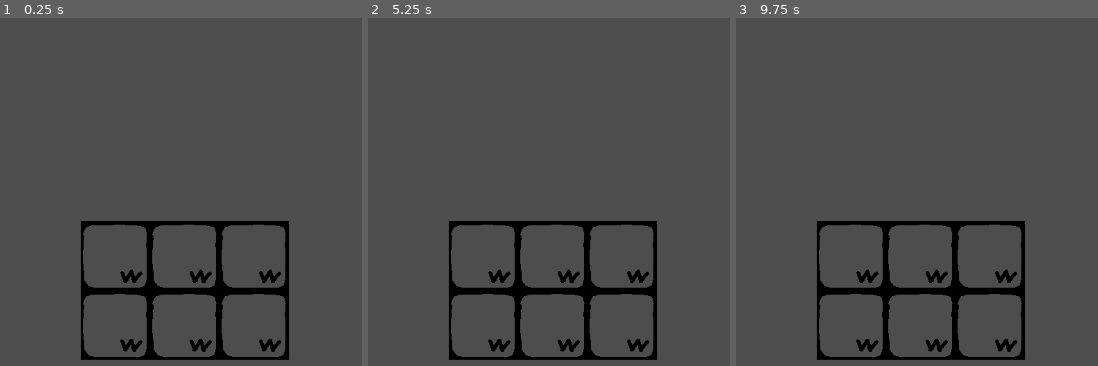
Above: before the commit, frames 1-3 (left to right).
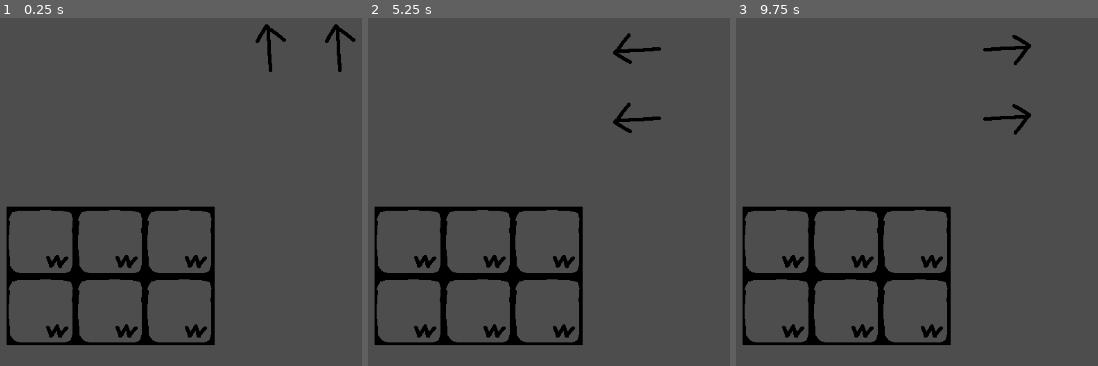
Above: after the commit, the same moments.

Repository: painttist/2023-04-04-Dungeon-Crawler-Jam
Game: Godot game, scene res://main.tscn
Two runs of this game, one before a commit and one after it. Both use one fixed random seed, a clock stepped at 60 frames per second and the inputs below.
Inputs (mouse positions are in pixels of both pictures, inside the frame that each line leads up to):
- Up to frame 1 (0.25 s): no input
- Up to frame 2 (5.25 s): tap Enter at 0.5, 2, 3.5 s; drag from (outside the picture) to (552, 289) at 0.52 s; tap Space (Space) at 1.25, 2.75, 4.25 s; drag from (552, 289) to (outside the picture) at 1.27 s; move the mouse to (581, 70) at 2.02 s; hold E (E) 2.03-2.75 s; click (581, 70) at 2.3 s; drag from (462, 258) to (outside the picture) at 2.77 s; move the mouse to (outside the picture) at 3.52 s; hold S (S) 3.53-4.25 s; click (outside the picture) at 3.67 s; tap W (W) at 3.8 s; drag from (outside the picture) to (382, 56) at 4.27 s; move the mouse to (541, 167) at 5.02 s; hold A (A) from 5.03 s (still down); click (541, 167) at 5.17 s
- Up to frame 3 (9.75 s): tap D (D) at 5.3 s; release A (A) at 5.75 s; drag from (750, 56) to (964, 178) at 5.77 s; move the mouse to (1043, 146) at 6.52 s; hold E (E) 6.53-7.25 s; click (1043, 146) at 6.8 s; drag from (outside the picture) to (920, 289) at 7.27 s; move the mouse to (949, 70) at 8.02 s; hold Q (Q) 8.03-8.75 s; click (949, 70) at 8.17 s; tap W (W) at 8.3 s; drag from (830, 258) to (outside the picture) at 8.77 s; move the mouse to (outside the picture) at 9.52 s; hold D (D) from 9.53 s (still down); tap Space (Space) at 9.6 s; click (outside the picture) at 9.67 s

The runs differ from the first frame. In frame 1, 10% of the frame differs, in the area x 1-99%, y 1-99%; in frame 2, 10%, in the area x 1-81%, y 4-99%; in frame 3, 10%.
Error before the commit: Invalid access of index '0' on a base object of type: 'Array[Tile]'. (res://Inventory/TileGroup.gd:71)

Commit message:
Inventory: Behavior

Diff:
--- a/Inventory/Inventory.gd
+++ b/Inventory/Inventory.gd
@@ -7,15 +7,19 @@
 	[null, null, null]
 ];
 
+var interactions = [
+	[null, null, null],
+	[null, null, null]
+]
+
 # Called when the node enters the scene tree for the first time.
 func _ready():
-	var children = get_children()
-
 	var slots = get_children()
 	var slot_count = 0
 	for slot in slots:
 		if is_instance_of(slot, InventorySlot):
 			slot.slot_id = slot_count
+			slot.tile.set_item_type(null)
 			inventory_slots[slot_count / 3][slot_count % 3] = slot
 			slot_count += 1
 
@@ -30,7 +34,7 @@
 func _input_event(viewport, event, shape_idx):
 #	print("Inventory Gui Input")
 	if event is InputEventMouseButton and event.is_action_pressed("LeftMouse"):
-#		print(event.position, self.transform.origin)
+		print(event.position, self.transform.origin)
 		drop_area_clicked.emit(self, event.position - self.transform.origin)
 
 func check_availble_for_place(slot_id: int, tile_group: TileGroup) -> bool:
@@ -52,6 +56,118 @@
 			var tile_type = tile_group.group[row][col]
 			var tile = tile_group.tiles[row * 2 + col]
 			if tile_type != null:
+				# change slot appearance
 				var slot: InventorySlot = inventory_slots[slot_row + row][slot_col + col]
 				slot.tile.set_item_type(tile_type)
 				slot.tile.set_item_rotation(tile.rotation_degrees)
+	update_keyboard_interactions()
+
+func update_keyboard_interactions():
+	for row in range(2):
+		for col in range(3):
+			var slot_id = row * 3 + col
+			var slot: InventorySlot = inventory_slots[row][col]
+			var tile: Tile = slot.tile
+			var tile_type = tile.item_type
+			# find other slot
+			var other_slot
+			match tile_type:
+				Globals.SWORD_UP, Globals.WAND_UP:
+					other_slot = get_slot_by_direction(slot_id, tile.rotation_degrees + 180)
+				Globals.SWORD_DOWN, Globals.WAND_DOWN:
+					other_slot = get_slot_by_direction(slot_id, tile.rotation_degrees)
+				Globals.ARROW:
+					interactions[row][col] = check_arrow_interaction(tile.rotation_degrees)
+				Globals.KNIFE:
+					interactions[row][col] = Globals.ATTACK_KNIFE
+				Globals.POTION:
+					interactions[row][col] = Globals.DRINK_POTION
+				Globals.KEY:
+					interactions[row][col] = Globals.USE_KEY
+				Globals.SHIELD:
+					interactions[row][col] = Globals.DEFEND_SHIELD
+				_:
+					continue
+
+			if other_slot == null:
+				continue
+
+#			print("update interactions: ", other_slot)
+
+			# update interaction
+			match tile_type:
+				Globals.SWORD_UP:
+					interactions[row][col] = check_interaction(
+						slot,
+						Globals.SWORD_DOWN,
+						other_slot,
+						Globals.ATTACK_SWORD,
+						Globals.ATTACK_BROKEN_SWORD)
+				Globals.SWORD_DOWN:
+					interactions[row][col] = check_interaction(
+						slot,
+						Globals.SWORD_UP,
+						other_slot,
+						Globals.ATTACK_SWORD,
+						Globals.ATTACK_BROKEN_SWORD)
+				Globals.WAND_UP:
+					interactions[row][col] = check_interaction(
+						slot,
+						Globals.WAND_DOWN,
+						other_slot,
+						Globals.ATTACK_WAND,
+						Globals.ATTACK_BROKEN_WAND)
+				Globals.WAND_DOWN:
+					interactions[row][col] = check_interaction(
+						slot,
+						Globals.WAND_UP,
+						other_slot,
+						Globals.ATTACK_WAND,
+						Globals.ATTACK_BROKEN_WAND)
+
+	# check update
+	for row in range(2):
+		for col in range(3):
+			print(interactions[row][col])
+
+	pass
+
+func get_slot_by_direction(slot_id, direction: int) -> InventorySlot:
+	var dir = (direction % 360 + 360) % 360
+#	print("id:", slot_id, "\tdir: ", dir)
+	var row = slot_id / 3
+	var col = slot_id % 3
+	match dir / 90:
+		1:
+			col += 1
+		2:
+			row += 1
+		3:
+			col -= 1
+		_:
+			row -= 1
+
+#	print("other slot_id: ", row * 3 + col)
+	if col < 0 || col >= 3 || row < 0 || row >= 2:
+		return null
+	else:
+		return inventory_slots[row][col]
+
+func check_interaction(this_slot, other_type, other_slot, mode, broken_mode) -> int:
+	if other_slot.tile.item_type == other_type:
+#		print("this degrees: ", this_slot.tile.rotation_degrees, "\tother degrees: ", other_slot.tile.rotation_degrees)
+		if this_slot.tile.rotation_degrees == other_slot.tile.rotation_degrees:
+			return mode
+	return broken_mode
+
+func check_arrow_interaction(direction: int) -> int:
+	var dir = (direction % 360 + 360) % 360
+	match dir / 90:
+		1:
+			return Globals.MOVE_RIGHT
+		2:
+			return Globals.MOVE_BACK
+		3:
+			return Globals.MOVE_LEFT
+		_:
+			return Globals.MOVE_FORWARD
--- a/Inventory/Inventory.tscn
+++ b/Inventory/Inventory.tscn
@@ -1,13 +1,17 @@
-[gd_scene load_steps=4 format=3 uid="uid://d2ujpa2sybd7d"]
+[gd_scene load_steps=4 format=3 uid="uid://2yp2uoa0xbgu"]
 
 [ext_resource type="Script" path="res://Inventory/Inventory.gd" id="1_jle0k"]
 [ext_resource type="PackedScene" uid="uid://dookavn8tuqex" path="res://Inventory/InventorySlot.tscn" id="2_58731"]
 
-[sub_resource type="RectangleShape2D" id="RectangleShape2D_vqvb6"]
+[sub_resource type="RectangleShape2D" id="RectangleShape2D_d5cih"]
 size = Vector2(300, 200)
 
 [node name="Inventory" type="Area2D"]
 script = ExtResource("1_jle0k")
+
+[node name="CollisionShape2D" type="CollisionShape2D" parent="."]
+position = Vector2(150, 100)
+shape = SubResource("RectangleShape2D_d5cih")
 
 [node name="Slot" parent="." instance=ExtResource("2_58731")]
 
@@ -25,7 +29,3 @@
 
 [node name="Slot6" parent="." instance=ExtResource("2_58731")]
 position = Vector2(200, 100)
-
-[node name="CollisionShape2D" type="CollisionShape2D" parent="."]
-position = Vector2(150, 100)
-shape = SubResource("RectangleShape2D_vqvb6")
--- a/Inventory/InventorySlot.tscn
+++ b/Inventory/InventorySlot.tscn
@@ -3,7 +3,7 @@
 [ext_resource type="Texture2D" uid="uid://bitjffsxlw7hv" path="res://Sprites/slot_bg.png" id="1_jwiw1"]
 [ext_resource type="Script" path="res://Inventory/InventorySlot.gd" id="2_1xg7q"]
 [ext_resource type="Texture2D" uid="uid://cuqqqqgok0tdn" path="res://Sprites/W.png" id="3_a1bfl"]
-[ext_resource type="PackedScene" uid="uid://clcywk6tytxq7" path="res://Tile.tscn" id="4_fhttq"]
+[ext_resource type="PackedScene" uid="uid://ow8ysal0ewvf" path="res://Inventory/Tile.tscn" id="4_njwp8"]
 
 [node name="Slot" type="Node2D"]
 script = ExtResource("2_1xg7q")
@@ -17,5 +17,5 @@
 position = Vector2(73, 80)
 texture = ExtResource("3_a1bfl")
 
-[node name="Tile" parent="." instance=ExtResource("4_fhttq")]
+[node name="Tile" parent="." instance=ExtResource("4_njwp8")]
 position = Vector2(50, 50)
--- a/Inventory/Tile.gd
+++ b/Inventory/Tile.gd
@@ -4,7 +4,7 @@
 
 @onready var texture_rect = $TextureRect
 
-var item_type = Globals.SWORD: set = set_item_type
+var item_type = Globals.SWORD_UP: set = set_item_type
 
 func set_item_type(new_value):
 	item_type = new_value
--- a/Inventory/Tile.tscn
+++ b/Inventory/Tile.tscn
@@ -6,10 +6,5 @@
 [node name="Tile" type="Node2D"]
 script = ExtResource("1_64u75")
 
-[node name="TextureRect" type="TextureRect" parent="."]
-anchors_preset = 15
-anchor_right = 1.0
-anchor_bottom = 1.0
-grow_horizontal = 2
-grow_vertical = 2
+[node name="TextureRect" type="Sprite2D" parent="."]
 texture = ExtResource("2_rcs2p")
--- a/Inventory/TileGroup.gd
+++ b/Inventory/TileGroup.gd
@@ -1,6 +1,7 @@
 extends Area2D
 
 class_name TileGroup
+
 
 var group = [
 	[null, null],
--- a/Inventory/TileGroup.tscn
+++ b/Inventory/TileGroup.tscn
@@ -1,7 +1,7 @@
 [gd_scene load_steps=4 format=3 uid="uid://da4aok56pfgc3"]
 
 [ext_resource type="Script" path="res://Inventory/TileGroup.gd" id="2_88viw"]
-[ext_resource type="PackedScene" uid="uid://clcywk6tytxq7" path="res://Tile.tscn" id="2_wvmci"]
+[ext_resource type="PackedScene" uid="uid://ow8ysal0ewvf" path="res://Inventory/Tile.tscn" id="2_tbbiq"]
 
 [sub_resource type="RectangleShape2D" id="RectangleShape2D_ctkyy"]
 size = Vector2(200, 200)
@@ -9,18 +9,18 @@
 [node name="TileGroup" type="Area2D"]
 script = ExtResource("2_88viw")
 
-[node name="Tile" parent="." instance=ExtResource("2_wvmci")]
-position = Vector2(50, 50)
-
-[node name="Tile2" parent="." instance=ExtResource("2_wvmci")]
-position = Vector2(150, 50)
-
-[node name="Tile3" parent="." instance=ExtResource("2_wvmci")]
-position = Vector2(50, 150)
-
-[node name="Tile4" parent="." instance=ExtResource("2_wvmci")]
-position = Vector2(150, 150)
-
 [node name="CollisionShape2D" type="CollisionShape2D" parent="."]
 position = Vector2(100, 100)
 shape = SubResource("RectangleShape2D_ctkyy")
+
+[node name="Tile" parent="." instance=ExtResource("2_tbbiq")]
+position = Vector2(50, 50)
+
+[node name="Tile2" parent="." instance=ExtResource("2_tbbiq")]
+position = Vector2(150, 50)
+
+[node name="Tile3" parent="." instance=ExtResource("2_tbbiq")]
+position = Vector2(50, 150)
+
+[node name="Tile4" parent="." instance=ExtResource("2_tbbiq")]
+position = Vector2(150, 150)
--- a/main.tscn
+++ b/main.tscn
@@ -1,14 +1,14 @@
 [gd_scene load_steps=3 format=3 uid="uid://c6y1hy2gt8kts"]
 
-[ext_resource type="PackedScene" uid="uid://d2ujpa2sybd7d" path="res://Inventory/Inventory.tscn" id="1_36q1x"]
+[ext_resource type="PackedScene" uid="uid://2yp2uoa0xbgu" path="res://Inventory/Inventory.tscn" id="1_36q1x"]
 [ext_resource type="PackedScene" uid="uid://da4aok56pfgc3" path="res://Inventory/TileGroup.tscn" id="2_gth2a"]
 
 [node name="World" type="Node3D"]
 
+[node name="Inventory" parent="." instance=ExtResource("1_36q1x")]
+position = Vector2(393, 379)
+
 [node name="TileGroup" parent="." instance=ExtResource("2_gth2a")]
-position = Vector2(898, 333)
-
-[node name="Inventory" parent="." instance=ExtResource("1_36q1x")]
-position = Vector2(500, 400)
+position = Vector2(723, 102)
 
 [connection signal="drop_area_clicked" from="Inventory" to="TileGroup" method="_on_inventory_drop_area_clicked"]
--- a/scenes/main.tscn
+++ b/scenes/main.tscn
@@ -10,6 +10,8 @@
 [ext_resource type="Texture2D" uid="uid://tlv4yv1xjv85" path="res://Sprites/heart_icon.png" id="9_6lejp"]
 [ext_resource type="Script" path="res://scripts/HealthBar.gd" id="9_jmyin"]
 [ext_resource type="AudioStream" uid="uid://d3thkm84gachi" path="res://Audio/Pretty Dungeon LOOP.wav" id="9_t2ldl"]
+[ext_resource type="PackedScene" uid="uid://2yp2uoa0xbgu" path="res://Inventory/Inventory.tscn" id="11_gi2sm"]
+[ext_resource type="PackedScene" uid="uid://da4aok56pfgc3" path="res://Inventory/TileGroup.tscn" id="12_nqgqt"]
 
 [sub_resource type="ShaderMaterial" id="ShaderMaterial_0gqbr"]
 shader = ExtResource("3_xho3t")
@@ -166,4 +168,11 @@
 scale = Vector2(0.166, 0.166)
 texture = ExtResource("9_6lejp")
 
+[node name="Inventory" parent="." instance=ExtResource("11_gi2sm")]
+position = Vector2(69, 410)
+
+[node name="TileGroup" parent="." instance=ExtResource("12_nqgqt")]
+position = Vector2(678, 123)
+
 [connection signal="health_changed" from="Player" to="CanvasLayer2/HealthBar" method="_on_player_health_changed"]
+[connection signal="drop_area_clicked" from="Inventory" to="TileGroup" method="_on_inventory_drop_area_clicked"]
--- a/scripts/Globals.gd
+++ b/scripts/Globals.gd
@@ -4,18 +4,48 @@
 var is_mouse_inside_inventory: bool = false
 
 enum {
+#	NONE, # use null instead
 	ARROW,
-	SWORD,
+	SWORD_UP,
+	SWORD_DOWN,
+	KNIFE,
+	WAND_UP,
+	WAND_DOWN,
+	POTION,
+	SHIELD,
+	KEY
 }
 
 const tiles = [
-	[[SWORD, SWORD], [ARROW, null]],
-	[[ARROW, ARROW], [null, null]]
+	[[SWORD_UP, ARROW], [SWORD_DOWN, null]],
+	[[ARROW, ARROW], [null, null]],
+	[[WAND_UP, null], [WAND_DOWN, null]],
 ]
+
+# behaviours
+enum {
+	MOVE_FORWARD,
+	MOVE_BACK,
+	MOVE_LEFT,
+	MOVE_RIGHT,
+	TURN_LEFT,
+	TURN_RIGHT,
+	ATTACK_KNIFE,
+	ATTACK_WAND,
+	ATTACK_SWORD,
+	ATTACK_BROKEN_SWORD,
+	ATTACK_BROKEN_WAND,
+	DRINK_POTION,
+	DEFEND_SHIELD,
+	USE_KEY
+}
 
 var sprite_dict = {
 	ARROW: preload("res://Sprites/arrow_up.png"),
-	SWORD: preload("res://Sprites/sword.png"),
+	SWORD_UP: preload("res://Sprites/sword_up.png"),
+	SWORD_DOWN: preload("res://Sprites/sword_down.png"),
+	WAND_UP: preload("res://Sprites/wand_up.png"),
+	WAND_DOWN: preload("res://Sprites/wand_down.png")
 }
 
 func get_rand_tile_set():
--- a/scripts/Player.gd
+++ b/scripts/Player.gd
@@ -148,3 +148,7 @@
 		move_left()
 	elif Input.is_action_pressed("D"):
 		move_right()
+
+#func handle_behaviour(behaviour: int):
+#	match behaviour:
+#
Binary file added: Sprites/sword_down.png
Not shown, added: Sprites/sword_down.png.import
Binary file added: Sprites/sword_up.png
Not shown, added: Sprites/sword_up.png.import
Binary file added: Sprites/wand_down.png
Not shown, added: Sprites/wand_down.png.import
Binary file added: Sprites/wand_up.png
Not shown, added: Sprites/wand_up.png.import
Not shown: 1 places in scenes/main.tscn that only renumber resources
Not shown: 6 places in tileset.tres that only renumber resources
